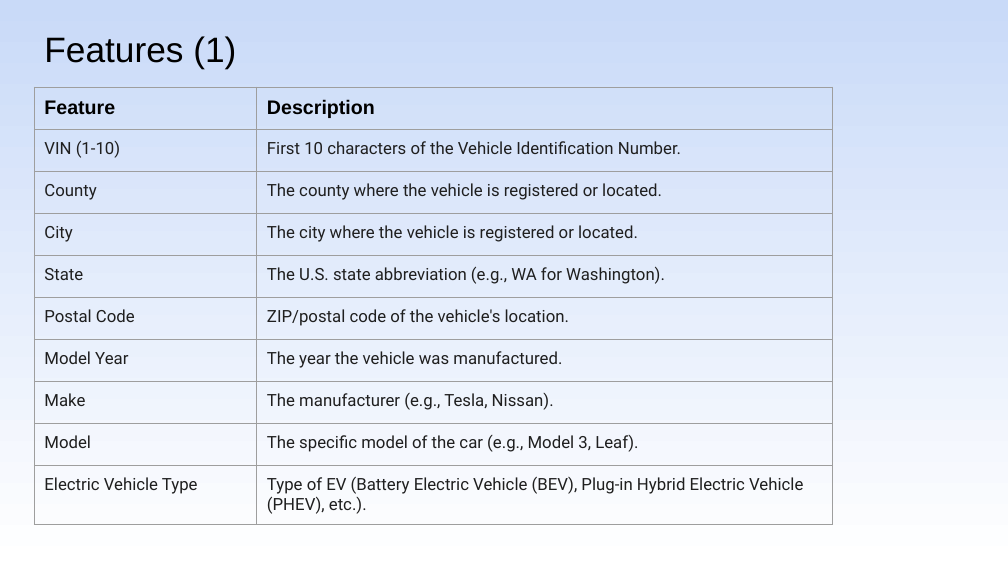
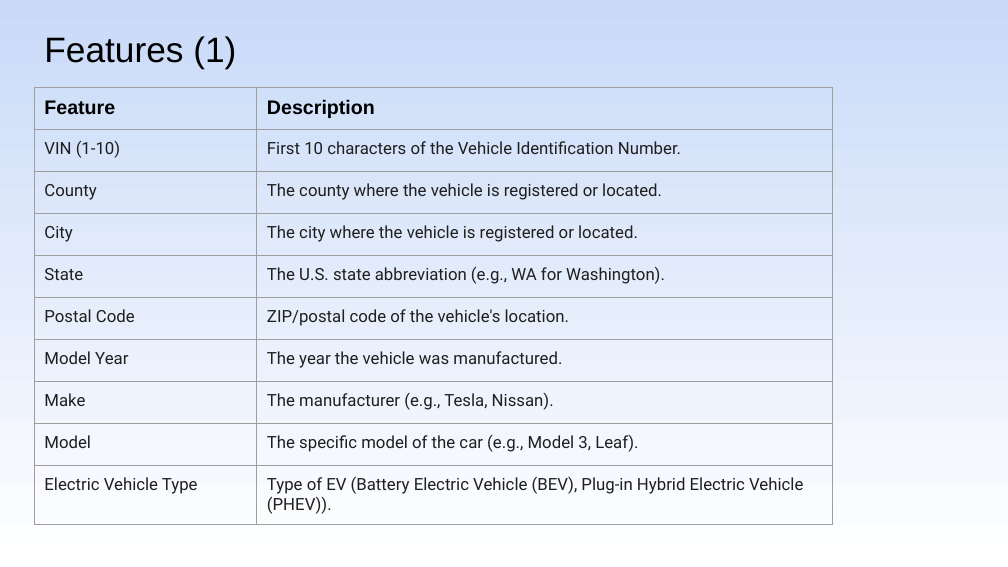
Before and after one commit to shachar700/DataAnalysis_ElectricVehicles, a slide deck: slide 4 of DataAnalysis_ElectricVehicles.pptx. Drawn at 1008x567 pixels with LibreOffice and Linux fonts; fonts in the diff are those of the drawing. Boxes give left, top, right and bottom in pixels: in the first picture for what was removed or moved away, otherwise in the second. Text is boxed around its words. In the diff, an @@ line names an element or a change of style, - is before the commit and + after.

```diff
--- a/DataAnalysis_ElectricVehicles.pptx
+++ b/DataAnalysis_ElectricVehicles.pptx
@@ table at [34,87,833,518] @@
-row 10, column 2: Type of EV (Battery Electric Vehicle (BEV), Plug-in Hybrid Electric Vehicle (PHEV), etc.).
+row 10, column 2: Type of EV (Battery Electric Vehicle (BEV), Plug-in Hybrid Electric Vehicle (PHEV)).
```
Also in this commit, not shown: 12 other slides changed, 1 slide added, 1 slide removed, 3 other files.
